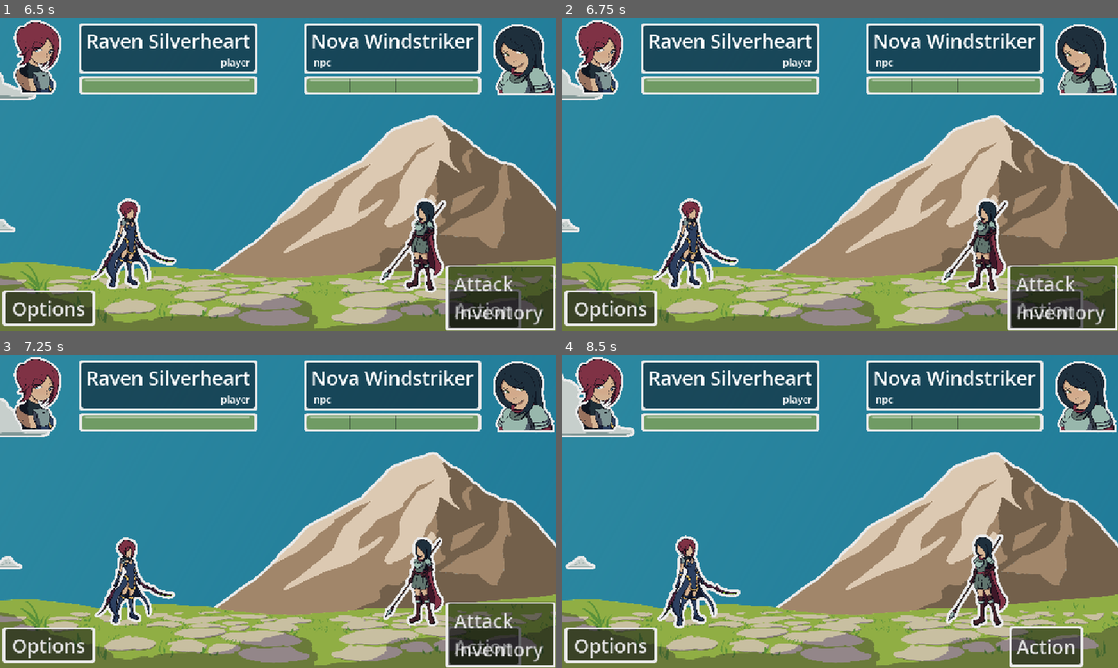
Above: before the commit, frames 1-4 (two rows, left to right).
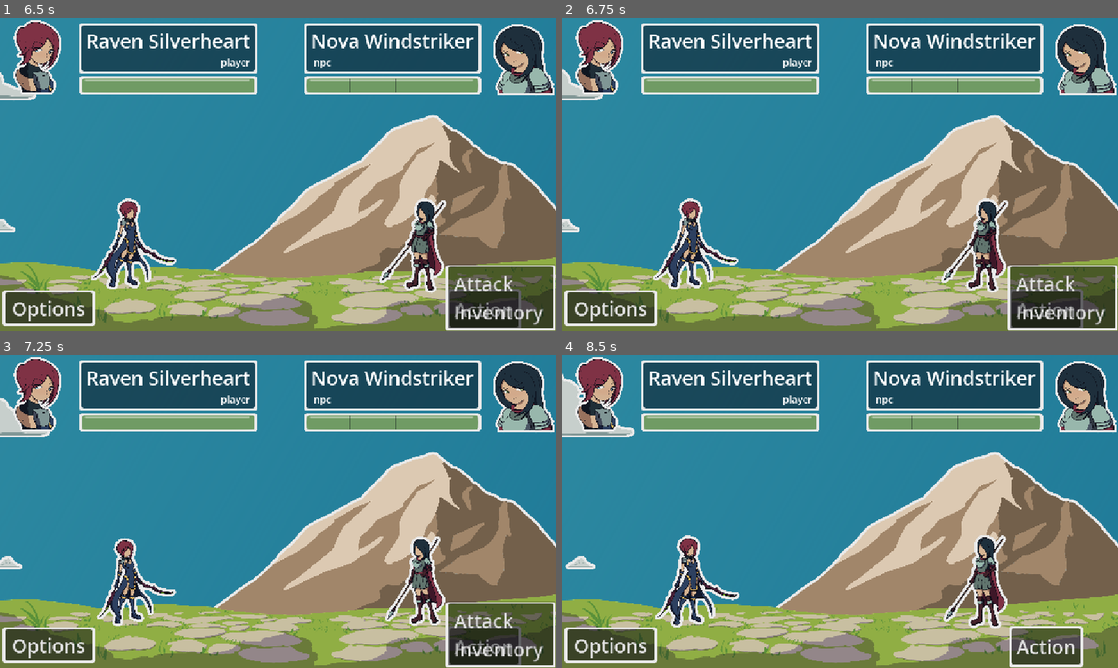
Above: after the commit, the same moments.

Repository: MajorZiploc/sticker_book_moments
Game: Godot game, scene res://scenes/title_scene.tscn
Two runs of this game, one before a commit and one after it. Both use one fixed random seed, a clock stepped at 60 frames per second and the inputs below.
Inputs (mouse positions are in pixels of both pictures, inside the frame that each line leads up to):
- Up to frame 1 (6.5 s): click "Play" at 0.5 s; tap Enter at 1.25, 2.85 s; move the mouse to (250, 237) at 1.27 s; hold W (up) 1.28-2 s; click (250, 237) at 1.35 s; click (66, 208) at 2.02 s; move the mouse to (444, 221) at 2.77 s; hold W (up) 2.78-3.5 s; click (66, 208) at 3.52 s; move the mouse to (111, 127) at 4.27 s; hold A (left) 4.28-5.75 s; tap F at 4.35 s; move the mouse to (305, 174) at 5.02 s; click (305, 174) at 5.1 s; click "Action" at 5.75 s
- Up to frame 2 (6.75 s): move the mouse to (756, 96) at 6.52 s; hold S (down) from 6.53 s (still down); tap Enter at 6.6 s
- Up to frame 3 (7.25 s): keep holding S (down)
- Up to frame 4 (8.5 s): move the mouse to (962, 495) at 7.27 s; release S (down) at 7.28 s; hold D (right) 7.28-8.03 s; tap F at 7.35 s; move the mouse to (728, 527) at 8.02 s; hold W (up) from 8.03 s (still down); click (728, 527) at 8.1 s

Frame 1 is identical in both runs. In frame 2, less than 0.1% of the frame differs, in the area x 16-80%, y 58-88%; in frame 3, 1.9%; in frame 4, 2.1%, in the area x 16-81%, y 57-88%.

Commit message:
remove pos reset for rotation tween on char

Diff:
--- a/utils/combat_unit_data.gd
+++ b/utils/combat_unit_data.gd
@@ -77,6 +77,5 @@
   rotation_tween.tween_property(sprite, "rotation_degrees", -3.4, 1).set_trans(rotation_tween.TRANS_EXPO);
   rotation_tween.tween_property(sprite, "rotation_degrees", og_rotation, 1).set_trans(rotation_tween.TRANS_EXPO);
   rotation_tween.tween_property(sprite, "rotation_degrees", 3.4, 1).set_trans(rotation_tween.TRANS_EXPO);
-  rotation_tween.tween_property(sprite, "rotation_degrees", og_rotation, 1).set_trans(rotation_tween.TRANS_EXPO);
   rotation_tween.set_loops(-1);
   return [scale_tween, rotation_tween];
